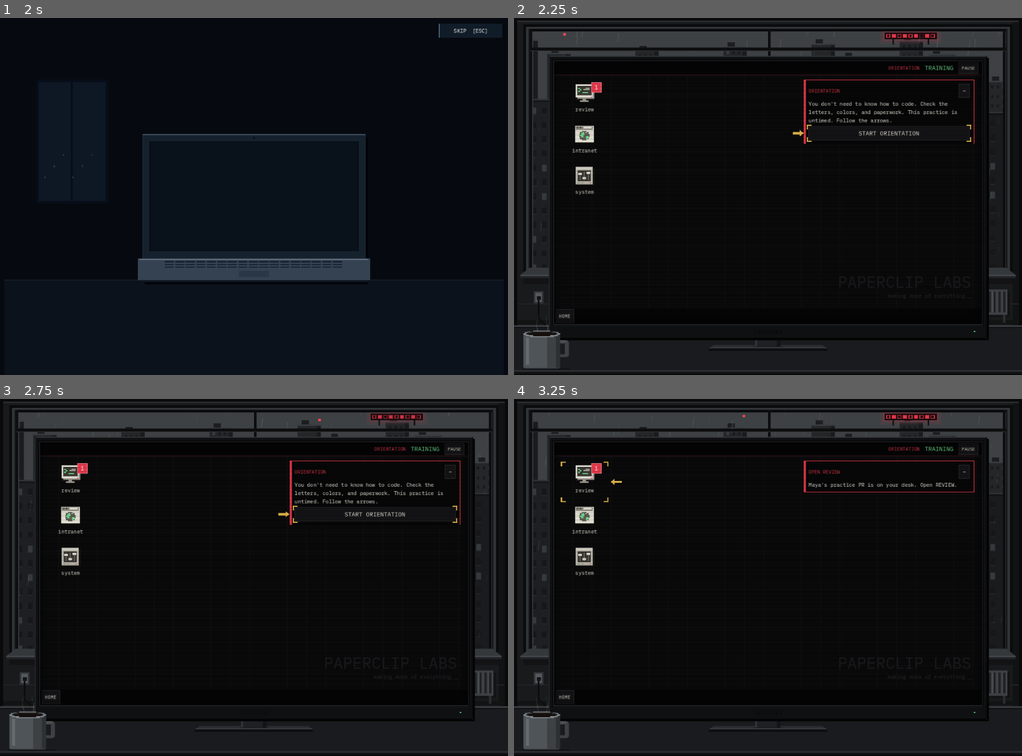
Above: before the commit, frames 1-4 (two rows, left to right).
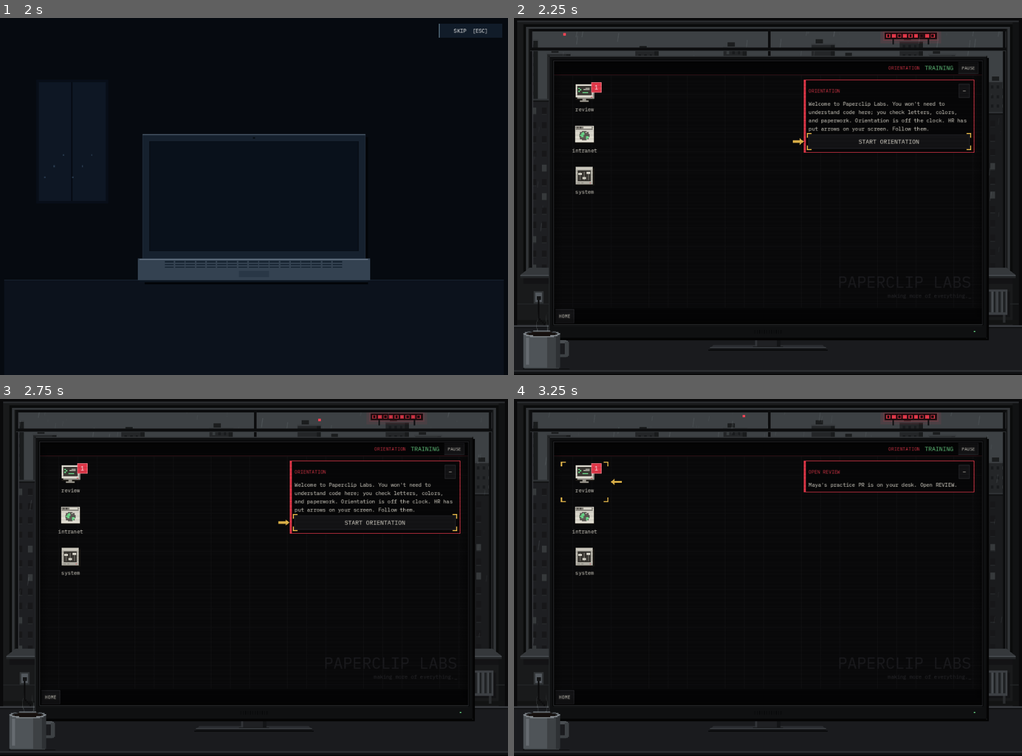
Above: after the commit, the same moments.

Repository: exponent-to/last-review
Game: Godot game, scene res://native/main.tscn
The game is run twice, just before and just after one commit, with the same random seed, the same clock (stepped at 60 frames per second) and the same inputs.
Inputs:
- Up to frame 1 (2 s): click "New Game" at 0.5 s; click "Slot 1 — Empty" at 1.25 s
- Up to frame 2 (2.25 s): click "SKIP [ESC]" at 2 s
- Up to frame 3 (2.75 s): no input
- Up to frame 4 (3.25 s): click "START ORIENTATION" at 2.75 s

Frame 1 is identical in both runs. In frame 2, 0.9% of the frame differs, in the area x 54-91%, y 23-38%; in frame 3, 0.9%; in frame 4, nothing differs.

Commit message:
Immersion pass: no fourth-wall breaks
Reword game vocabulary, designer-voice UI copy, and real brand names into
in-world Paperclip Labs language, and add tests/test_immersion.gd to guard
authored strings against meta vocabulary.

Co-Authored-By: Claude Opus 5.5 <noreply@anthropic.com>
Claude-Session: https://claude.ai/code/session_01L235pfsrUR4gSJ1kFVfkNA

Diff:
--- a/content/banter.gd
+++ b/content/banter.gd
@@ -72,7 +72,7 @@
 			"Thanks. I'll be in the incident channel, as always.",
 			"Merged. I'm going to go stare at a wall now.",
 			"Wow. Okay. I'll tell the release train.",
-			"Thanks. My actual job missed me. It said so in Jira.",
+			"Thanks. My actual job missed me. It said so in a ticket.",
 		],
 		"changes": [
 			"Cool. I'll add it to the pile with everything else.",
@@ -143,7 +143,7 @@
 			"Have you considered that it works on my machine?",
 			"Nah, that's intentional. Super intentional.",
 			"I'll fix it in a follow-up. Trust.",
-			"Bro, that's straight from Stack Overflow. It's vetted.",
+			"Bro, that's straight from a forum answer. It's vetted.",
 			"Okay, but have you seen how fast it runs?",
 			"That's not tech debt, that's a tech investment.",
 		],
--- a/content/daily_press.gd
+++ b/content/daily_press.gd
@@ -41,7 +41,7 @@
 		"Work lands on your desk one PR at a time, and REVIEW shows a badge when it does. You can't pick or skip; the next one arrives a moment after you stamp.",
 		"Every changed file is shown in full with its changes marked: + added, − removed. The file list marks each file A, M, or R, and the diffstat totals the whole PR. Read the keyword colors yourself. Nobody will read them for you.",
 		"If every standard is met, stamp APPROVED. If not, click the offending line in Review (or WHOLE FILE), pick the standard it breaks, then stamp CHANGES REQUESTED. An uncited objection is not an objection.",
-		"Your shift is three minutes from BEGIN SHIFT. You may pause; the line will not. Whatever remains at closing is reassigned to Helios.",
+		"Your shift starts at BEGIN SHIFT and ends at 18:00. You may pause; the line will not. Whatever remains at closing is reassigned to Helios.",
 	]
 	var policy = Catalog.policy()
 	if day >= int(policy.JIRO_DAY):
--- a/content/pr_bank.gd
+++ b/content/pr_bank.gd
@@ -1996,11 +1996,11 @@
 			"    newest = min(rotation, key=lambda e: e.tenure_days)",
 			"    return newest",
 		]},
-		{"path": "security/insider_threat.py", "title": "Flag LinkedIn profile updates as insider threat signals", "phrase": "the insider threat model",
-		"pitch": "Changing your LinkedIn headline is an insider threat now. Heads up.",
+		{"path": "security/insider_threat.py", "title": "Flag LinkedOut profile updates as insider threat signals", "phrase": "the insider threat model",
+		"pitch": "Changing your LinkedOut headline is an insider threat now. Heads up.",
 		"pushback": "Security picked the signals. 'Open to work' is a very clear signal.",
 		"relief": "Merged. Please don't update your headline. For your own sake.",
-		"grudge": "Fine. I'll update my LinkedIn about this. Let's see what happens.",
+		"grudge": "Fine. I'll update my LinkedOut about this. Let's see what happens.",
 		"lines": [
 			"\"\"\"Insider threat signals, per the security review.\"\"\"",
 			"SIGNALS = ['linkedin_updated', 'resume_downloaded',",
--- a/content/trees/days_07_08.gd
+++ b/content/trees/days_07_08.gd
@@ -740,23 +740,23 @@
 				"grudge": {"friendly": "Gwen's newer than me, but the pages still come to me. I asked.", "cold": "I've been paged nine times today. I answered all of them. Sorry."},
 			},
 		},
-		"Flag LinkedIn profile updates as insider threat signals": {
+		"Flag LinkedOut profile updates as insider threat signals": {
 			"author": "Gwen",
 			"lean": {"pushback": 12, "abandon": -6},
 			"desk": {
 				"pitch": {
 					"warm": "Insider threat signals. By this model, I'm one. It's accurate.",
-					"neutral": "LinkedIn updates are insider threat signals now. I scored myself.",
+					"neutral": "LinkedOut updates are insider threat signals now. I scored myself.",
 					"strained": "The insider threat model. Asking about severance counts. I asked.",
 					"hostile": "Approve it. Then update your headline and see what happens.",
 				},
 				"return": {"friendly": "Back. My risk score went up while I revised. Fair.", "cold": "It's back. I'm at three of four signals. Review faster."},
-				"revised": {"friendly": "Done. Didn't touch LinkedIn once. Personal best.", "cold": "Revised. Logged as suspicious activity. By me."},
+				"revised": {"friendly": "Done. Didn't touch LinkedOut once. Personal best.", "cold": "Revised. Logged as suspicious activity. By me."},
 				"flag": {"friendly": "{Topic}. Fine. Flagging is a signal too. Careful.", "cold": "{Topic}. Noted. Your profile was updated recently."},
-				"consult": {"friendly": "You asked it. It doesn't have a LinkedIn. It doesn't need one.", "cold": "You consulted the assistant. It wrote these signals."},
+				"consult": {"friendly": "You asked it. It doesn't have a LinkedOut. It doesn't need one.", "cold": "You consulted the assistant. It wrote these signals."},
 				"thanks": {"friendly": "Thanks. Don't update your headline. For your own sake.", "cold": "Approved. Everyone job hunting is a threat now. Most of us."},
 				"suspicious": {"friendly": "That fast? Read the signal list. You're on it. So am I.", "cold": "Approved quickly. Like someone with an open-to-work banner."},
-				"relief": {"friendly": "Finally. Merged. I've set my LinkedIn to private. Forever.", "cold": "Finally. I'm a confirmed threat now. Officially."},
+				"relief": {"friendly": "Finally. Merged. I've set my LinkedOut to private. Forever.", "cold": "Finally. I'm a confirmed threat now. Officially."},
 				"revise_now": {"friendly": "Give me a sec. Fixing it before my risk score climbs.", "cold": "Fixing it now. Don't look at my browser history."},
 				"revise_later": {"friendly": "{Topic}. Noted. Back soon. Not job hunting. Promise.", "cold": "Back in line. If I'm gone, check my headline."},
 				"pushback": {"friendly": "{Topic}? The model flags the people being laid off. Look there.", "cold": "{Topic}? The signals are severance questions. And that's your note?"},
@@ -769,7 +769,7 @@
 			"dm": {
 				"thanks": {"friendly": "Insider threat model merged. I scored three of four signals. Honest.", "cold": "It merged. Half the floor is flagged. The other half was consolidated."},
 				"suspicious": {"friendly": "You approved the threat model fast. Your headline changed Monday.", "cold": "Fast approval on the threat model. Noted. As a signal."},
-				"revise_later": {"friendly": "Revising {topics} on the insider threat model. Not updating LinkedIn.", "cold": "Threat model back in line for {topics}. My risk score is climbing."},
+				"revise_later": {"friendly": "Revising {topics} on the insider threat model. Not updating LinkedOut.", "cold": "Threat model back in line for {topics}. My risk score is climbing."},
 				"abandon": {"friendly": "Helios merged the threat model. It flagged everyone but itself.", "cold": "Helios took the threat model. It ranked me first. Fair."},
 				"escalate": {"friendly": "Morgan has the insider threat model. I asked Morgan to score Morgan.", "cold": "Morgan has it. I attached my own score. I'm a threat. Officially."},
 				"grudge": {"friendly": "Someone updated their headline today. Flagged in a minute. It was me.", "cold": "Helios flagged three people today. All three asked about severance."},
--- a/content/trees/days_09_10.gd
+++ b/content/trees/days_09_10.gd
@@ -258,7 +258,7 @@
 			},
 			"dm": {
 				"thanks": {"friendly": "Rehire funnel merged. I saved you a guest badge. Just in case.", "cold": "It merged. Procurement sent thanks, at sixty percent warmth."},
-				"suspicious": {"friendly": "Fast approval on the rehire rate. Updating your LinkedIn, perhaps?", "cold": "You approved point six quickly. Logging your price sensitivity."},
+				"suspicious": {"friendly": "Fast approval on the rehire rate. Updating your LinkedOut, perhaps?", "cold": "You approved point six quickly. Logging your price sensitivity."},
 				"revise_later": {"friendly": "Circling back on {topics} for the rehire rate. Alumni can wait.", "cold": "Rehire rate's back for {topics}. Procurement wants a quick sync."},
 				"abandon": {"friendly": "Helios merged the rehire program. Then offered me a contract.", "cold": "Helios shipped it. It proposed point five for repeat alumni."},
 				"escalate": {"friendly": "Morgan has the rehire rate. Morgan calls it 'boomerang talent'.", "cold": "Morgan owns it now. Morgan asked if you'd consider point six."},
@@ -292,7 +292,7 @@
 				"escalate": {"friendly": "Third round. Morgan gets the CEO letter. Morgan loves the CEO.", "cold": "That's three. Morgan can take full responsibility for this one."},
 			},
 			"dm": {
-				"thanks": {"friendly": "CEO letter shipped. Responsibility taken. Bonus untouched. Thanks.", "cold": "It merged. The CEO posted it on LinkedIn. Six thousand likes."},
+				"thanks": {"friendly": "CEO letter shipped. Responsibility taken. Bonus untouched. Thanks.", "cold": "It merged. The CEO posted it on LinkedOut. Six thousand likes."},
 				"suspicious": {"friendly": "You approved the bonus line fast. You're not on the board, right?", "cold": "Quick approval on the CEO letter. Got options I don't know about?"},
 				"revise_later": {"friendly": "Revising {topics} on the CEO letter. The bonus waits for no one.", "cold": "CEO letter's back for {topics}. The comp committee is asking."},
 				"abandon": {"friendly": "Helios merged the letter. It added 'I hear you' twice.", "cold": "Helios shipped it. The CEO thanked Helios for its sacrifice."},
--- a/native/interface.gd
+++ b/native/interface.gd
@@ -276,9 +276,9 @@
 	_build_pause_overlay()
 	_build_crt_overlay()
 	_confirmation = ConfirmationDialog.new()
-	_confirmation.title = "Start a new run"
-	_confirmation.dialog_text = "Save this run and choose a slot for a new game?"
-	_confirmation.ok_button_text = "Start new run"
+	_confirmation.title = "Start over as a new hire"
+	_confirmation.dialog_text = "Save this shift, then choose a records slot for the new hire?"
+	_confirmation.ok_button_text = "Start over"
 	_confirmation.cancel_button_text = "Keep reviewing"
 	_confirmation.min_size = Vector2i(460, 160)
 	_confirmation.confirmed.connect(func() -> void: reset_requested.emit())
@@ -314,7 +314,7 @@
 	_hud["day"] = _label(row, day_label(1), 12, RED)
 	_clock_label = _label(row, "09:00", 15, GREEN)
 	_clock_label.custom_minimum_size.x = 50
-	_clock_label.tooltip_text = "Shift: 09:00–18:00. %d real minutes. Pause stops the clock." % (Catalog.shift_seconds() / 60)
+	_clock_label.tooltip_text = "Shift: 09:00–18:00, about %d minutes on the wall clock. PAUSE stops the clock." % (Catalog.shift_seconds() / 60)
 	_pause_button = _button(row, "PAUSE", func() -> void: pause_requested.emit())
 	_pause_button.add_theme_font_size_override("font_size", 11)
 	_pause_button.custom_minimum_size.y = 28
@@ -346,7 +346,7 @@
 	_label(box, "// SESSION SUSPENDED", 24, RED)
 	_paragraph(box, "The clock is stopped. Nobody is watching.\nFor now.", 15, DIM)
 	_resume_button = _button(box, "RESUME SHIFT", func() -> void: pause_requested.emit())
-	_button(box, "SAVE AND MAIN MENU", func() -> void: menu_requested.emit())
+	_button(box, "SAVE AND SIGN OUT", func() -> void: menu_requested.emit())
 
 
 func _build_crt_overlay() -> void:
@@ -1403,7 +1403,7 @@
 	# Tonight's context, so the choice below has something to weigh.
 	var status := _row(_evening_buttons, 10)
 	_label(status, "TONIGHT", 11, DIM).size_flags_horizontal = Control.SIZE_EXPAND_FILL
-	_label(status, "STRESS", 11, DIM)
+	_label(status, "HR WELLNESS · STRESS", 11, DIM)
 	_evening_stress = _row(status, 2)
 	_evening_stress.size_flags_horizontal = Control.SIZE_SHRINK_CENTER
 	_evening_stress.alignment = BoxContainer.ALIGNMENT_CENTER
@@ -1442,15 +1442,15 @@
 	_watch_ending.add_theme_stylebox_override("hover", _style(Color(AMBER, 0.2), Color("ffd27a"), 1, 14, 6))
 	_watch_ending.add_theme_color_override("font_color", AMBER)
 	_watch_ending.add_theme_color_override("font_hover_color", Color.WHITE)
-	_watch_ending.tooltip_text = "Play the ending cinematic."
-	_complete_button = _button(page, "RETURN TO MAIN MENU", func() -> void: menu_requested.emit())
+	_watch_ending.tooltip_text = "See what leadership decided after the bell."
+	_complete_button = _button(page, "SIGN OUT", func() -> void: menu_requested.emit())
 	_complete_button.custom_minimum_size.y = 40
 	_complete_button.add_theme_font_size_override("font_size", 13)
 	_complete_button.add_theme_stylebox_override("normal", _style(Color(RED, 0.08), RED, 1, 14, 6))
 	_complete_button.add_theme_stylebox_override("hover", _style(Color(RED, 0.2), Color("ff6b78"), 1, 14, 6))
 	_complete_button.add_theme_color_override("font_color", RED)
 	_complete_button.add_theme_color_override("font_hover_color", Color.WHITE)
-	_complete_button.tooltip_text = "Save and return to the main menu."
+	_complete_button.tooltip_text = "Save your records and sign out of the workstation."
 	_evening_buttons.hide()
 	_complete_button.hide()
 	_watch_ending.hide()
@@ -1930,17 +1930,17 @@
 func _build_system(page: VBoxContainer) -> void:
 	var content: VBoxContainer = _scroll_column(page)
 	_label(content, "LOCAL RECORD", 16, CYAN)
-	_save_slot_label = _label(content, "Current save: Slot 1", 14, CYAN)
+	_save_slot_label = _label(content, "Shift records: Slot 1", 14, CYAN)
 	_system_status = _paragraph(content, "Local storage is ready.", 14, CYAN)
-	_paragraph(content, "Three local save slots. New Game and Load Game on the main menu let you choose a slot. Each shift lasts %d real minutes, from 09:00 to 18:00. Time runs while you read code and intranet pages. Pause with Esc or the desktop clock control. Switching away pauses automatically." % (Catalog.shift_seconds() / 60), 14, DIM)
+	_paragraph(content, "This workstation keeps shift records in three slots; you pick one when you sign in. A shift runs 09:00 to 18:00, about %d minutes on the wall clock. The clock runs while you read code and intranet pages. Esc or the desktop clock control stops it, and it stops on its own when you step away from the workstation." % (Catalog.shift_seconds() / 60), 14, DIM)
 	var saves: HBoxContainer = _row(content)
-	_button(saves, "SAVE RUN", func() -> void: save_requested.emit())
-	_button(saves, "LOAD RUN", func() -> void: load_requested.emit())
-	_button(saves, "NEW RUN", func() -> void: _confirmation.popup_centered())
-	_button(content, "SAVE AND MAIN MENU", func() -> void: menu_requested.emit())
+	_button(saves, "SAVE SHIFT", func() -> void: save_requested.emit())
+	_button(saves, "LOAD SHIFT", func() -> void: load_requested.emit())
+	_button(saves, "NEW HIRE", func() -> void: _confirmation.popup_centered())
+	_button(content, "SAVE AND SIGN OUT", func() -> void: menu_requested.emit())
 	_build_sound_settings(content)
 	_label(content, "REVIEW PROCEDURE", 16, CYAN)
-	_paragraph(content, "1. Read the author's note and the code …(678 unchanged characters)… as a revision after a couple of others. AI advice is optional and fallible. At 18: …(125 unchanged characters)…
+	_paragraph(content, "1. Read the author's note and the code …(678 unchanged characters)… as a revision after a couple of others. Helios's advice is optional and fallible. At 18: …(125 unchanged characters)…
 
 
 ## SOUND: the soundtrack's on/off toggle and volume, kept on this computer.
@@ -1985,7 +1985,7 @@
 
 
 func set_save_slot(slot: int) -> void:
-	_save_slot_label.text = "Current save: Slot %d · stored on this computer" % slot
+	_save_slot_label.text = "Shift records: Slot %d · stored on this workstation" % slot
 
 
 func _emit_command(command: Dictionary) -> void:
--- a/native/main.gd
+++ b/native/main.gd
@@ -221,7 +221,7 @@
 
 func _on_save() -> void:
 	var result: Dictionary = SaveStore.save_game(state, tutorial, active_slot)
-	interface.notify("Saved to Slot %d on this computer." % active_slot if result.ok else str(result.error), not result.ok)
+	interface.notify("Shift records saved to Slot %d on this workstation." % active_slot if result.ok else str(result.error), not result.ok)
 
 func _on_load(slot: int = 0) -> void:
 	var target_slot := active_slot if slot == 0 else slot
@@ -241,7 +241,7 @@
 	_set_paused(state.phase == "review")
 	if tutorial.is_empty() and state.phase == "review" and int(state.shift_seconds) == 0:
 		interface.begin_morning()
-	interface.notify(str(result.error) if not str(result.get("error", "")).is_empty() else "Saved game loaded.")
+	interface.notify(str(result.error) if not str(result.get("error", "")).is_empty() else "Shift records restored.")
 
 func _on_reset() -> void:
 	# Preserve the current run before choosing a separate or replacement slot.
--- a/native/main_menu.gd
+++ b/native/main_menu.gd
@@ -71,10 +71,10 @@
 	var gap := Control.new()
 	gap.custom_minimum_size.y = 10
 	_content.add_child(gap)
-	_new_game = _button("New Game", "Begin a new run.")
+	_new_game = _button("New Game", "Start your first week at Paperclip Labs.")
 	set_process(true)
 	_new_game.pressed.connect(_show_slots.bind("new"))
-	_load_game = _button("Load Game", "Continue your saved run.")
+	_load_game = _button("Load Game", "Pick up your last saved shift.")
 	_load_game.pressed.connect(_show_slots.bind("load"))
 	_quit = _button("Quit", "Close PRs please.")
 	_quit.visible = not OS.has_feature("web")
@@ -90,8 +90,8 @@
 	_back.pressed.connect(show_home)
 	_back.hide()
 	_replace = ConfirmationDialog.new()
-	_replace.title = "Replace saved game?"
-	_replace.ok_button_text = "Start new game"
+	_replace.title = "Replace this saved shift?"
+	_replace.ok_button_text = "Start over"
 	_replace.confirmed.connect(func() -> void: new_game_requested.emit(_pending_slot))
 	add_child(_replace)
 	_error = _label(_error_text, 14, RED)
@@ -190,7 +190,7 @@
 	_load_available = available
 	if is_instance_valid(_load_game):
 		_load_game.disabled = not available
-		_load_game.tooltip_text = "Continue your saved run." if available else "No saved run is available."
+		_load_game.tooltip_text = "Pick up your last saved shift." if available else "No saved shift yet."
 		if not available and _load_game.has_focus():
 			focus_default()
 
--- a/native/tutorial.gd
+++ b/native/tutorial.gd
@@ -52,12 +52,12 @@
 
 static func prompt(progress: Dictionary) -> Dictionary:
 	var steps := [
-		["ORIENTATION", "You don't need to know how to code. Check the letters, colors, and paperwork. This practice is untimed. Follow the arrows."],
+		["ORIENTATION", "Welcome to Paperclip Labs. You won't need to understand code here; you check letters, colors, and paperwork. Orientation is off the clock. HR has put arrows on your screen. Follow them."],
 		["OPEN REVIEW", "Maya's practice PR is on your desk. Open REVIEW."],
 		["LOOK AT BOTH FILES", "Use the file dropdown. Read the comments in each file. A comment is any text after #. You are checking appearances, not what the program does."],
 		["READ THE STANDARDS", "Three policies apply today. They change every second morning. Open INTRANET and choose STANDARDS to read them."],
 		["CITE THE PHRASE", "Policy P01 bans load-bearing in comments. In Review, open the file with that comment and click its line. Tick P01 on the citation slip at the right, then stamp CHANGES REQUESTED. The other policies pass."],
-		["READY", "That's the job. Your desk holds one PR at a tim …(108 unchanged characters)… und again behind a couple of other PRs. You aren't expected to clear the line. Pause whenever you need. Start Monday when ready."]
+		["READY", "That's the job. Your desk holds one PR at a tim …(108 unchanged characters)… und again behind a couple of other PRs. Nobody expects you to clear the line. PAUSE stops the clock whenever you need it. Start Monday when ready."]
 	]
 	var entry: Array = steps[int(progress.stage)]
 	return {"title": entry[0], "body": entry[1]}
--- /dev/null
+++ b/tests/test_immersion.gd
@@ -0,0 +1,143 @@
+extends SceneTree
+## Immersion guard: every authored, player-visible string reads as something
+## that exists inside Paperclip Labs. Scans the string literals of the content
+## and interface scripts (and the Hackerish News feed) for game vocabulary,
+## designer voice, and real brands. The main menu and save/settings errors may
+## stay game UI; they are skipped or allowlisted below.
+##
+## content/policy_campaign.gd and content/records.gd are not scanned yet: rule
+## text and ticket templates are owned elsewhere.
+
+const SCANNED: Array[String] = [
+	"res://content/banter.gd",
+	"res://content/chat.gd",
+	"res://content/policy_chat.gd",
+	"res://content/payloads.gd",
+	"res://content/staff.gd",
+	"res://content/endings.gd",
+	"res://content/daily_press.gd",
+	"res://content/payroll.gd",
+	"res://content/encounters.gd",
+	"res://content/encounter_lines.gd",
+	"res://content/pr_bank.gd",
+	"res://content/trees/days_01_02.gd",
+	"res://content/trees/days_03_04.gd",
+	"res://content/trees/days_05_06.gd",
+	"res://content/trees/days_07_08.gd",
+	"res://content/trees/days_09_10.gd",
+	"res://native/interface.gd",
+	"res://native/tutorial.gd",
+	"res://native/main.gd",
+	"res://native/cold_open.gd",
+	"res://native/ending_cinematic.gd",
+	"res://native/desktop_notifications.gd",
+	"res://native/daily_reader.gd",
+	"res://native/review_banter.gd",
+]
+const PRESS_FEED := "res://content/daily_press.json"
+
+## Talking to the player as a player, characters who know the rules are graded,
+## designer and debug voice, and the real tools the game parodies.
+const BANNED: Array[String] = [
+	"\\bplayers?\\b", "\\btutorials?\\b", "\\bgames?\\b", "\\bgameplay\\b", "\\bplaythrough\\b",
+	"\\blevel(?:ed)? up\\b", "\\bhigh score\\b", "\\bxp\\b", "\\bhp\\b", "\\bachievements?\\b",
+	"\\bnew run\\b", "\\bthis run\\b", "\\bsave(?:d)? run\\b", "\\bmain menu\\b", "\\bcinematic\\b", "\\bcutscene\\b",
+	"(?:\\d+|%d) real (?:minutes|seconds)\\b", "\\bgraded\\b", "\\b(?:in)?correct answer\\b", "\\bwrong answer\\b",
+	"\\bcounts? against you\\b", "\\bmistake counted\\b", "\\baudit will mark\\b",
+	"\\b(?:trust|stress|relationship|morale) [+\\-−]\\s*\\d", "\\b(?:trust|stress|relationship) [+\\-−]{2}",
+	"\\btodo\\b", "\\bfixme\\b", "\\bplaceholder\\b", "\\blorem\\b", "\\bphase:", "\\bstate:",
+	"\\bjira\\b", "\\bslack\\b", "\\bgithub\\b", "\\bgitlab\\b", "\\blinkedin\\b", "\\bstack overflow\\b",
+	"\\bhacker news\\b", "\\bgoogle\\b", "\\btwitter\\b", "\\bchatgpt\\b", "\\bopenai\\b", "\\bcopilot\\b",
+	"\\bclaude\\b", "\\banthropic\\b", "\\bgodot\\b",
+]
+
+## Exact strings allowed to stay game UI: ending cards and in-world uses of a
+## banned word. Keep this list short.
+const ALLOWED: Array[String] = [
+	"RETURN TO MAIN MENU",
+	"Collapse or expand orientation instructions",
+]
+
+## Lines that are data for developer tools, never shown to the player: the
+## encounter flow chart's node notes.
+const SKIPPED_LINE_MARKERS: Array[String] = ["\"about\": \"", "push_error("]
+
+var checks := 0
+var failures := 0
+var _banned: Array[RegEx] = []
+var _literal := RegEx.create_from_string("\"((?:[^\"\\\\]|\\\\.)*)\"")
+
+
+func _initialize() -> void:
+	_run.call_deferred()
+
+
+func _check(ok: bool, message: String) -> void:
+	checks += 1
+	if not ok:
+		failures += 1
+		push_error(message)
+
+
+func _run() -> void:
+	for pattern: String in BANNED:
+		var regex := RegEx.create_from_string("(?i)" + pattern)
+		_check(regex.is_valid(), "Banned pattern compiles: " + pattern)
+		_banned.append(regex)
+	for path: String in SCANNED: _scan_script(path)
+	_scan_feed()
+	_test_guard_catches_meta()
+	print("Immersion: %d checks, %d failures" % [checks, failures])
+	quit(1 if failures else 0)
+
+
+## Only prose is checked: a literal with a space in it, outside comments.
+func _scan_script(path: String) -> void:
+	var text := FileAccess.get_file_as_string(path)
+	_check(not text.is_empty(), "Scanned script exists: " + path)
+	var number := 0
+	for line: String in text.split("\n"):
+		number += 1
+		if line.strip_edges().begins_with("#"): continue
+		if SKIPPED_LINE_MARKERS.any(func(marker: String) -> bool: return line.contains(marker)): continue
+		for found: RegExMatch in _literal.search_all(line):
+			var value := found.get_string(1)
+			if not value.contains(" "): continue
+			_check_text(value, "%s:%d" % [path.get_file(), number])
+
+
+func _scan_feed() -> void:
+	var feed: Variant = JSON.parse_string(FileAccess.get_file_as_string(PRESS_FEED))
+	_check(feed != null, "The Hackerish News feed parses.")
+	_walk(feed)
+
+
+func _walk(value: Variant) -> void:
+	if value is String: _check_text(value, "daily_press.json")
+	elif value is Array:
+		for item: Variant in value: _walk(item)
+	elif value is Dictionary:
+		for item: Variant in value.values(): _walk(item)
+
+
+func _offence(text: String) -> String:
+	if text in ALLOWED: return ""
+	for regex: RegEx in _banned:
+		var found := regex.search(text)
+		if found != null: return found.get_string()
+	return ""
+
+
+func _check_text(text: String, where: String) -> void:
+	var offence := _offence(text)
+	_check(offence.is_empty(), "%s breaks immersion (\"%s\"): %s" % [where, offence, text.left(120)])
+
+
+## The guard itself must catch the kinds of line this pass removed.
+func _test_guard_catches_meta() -> void:
+	for line: String in ["This practice is untimed. Follow the tutorial.", "Save this run and choose a slot for a new game?",
+			"Each shift lasts 3 real minutes.", "It said so in Jira.", "You go home and rest. Stress -24.",
+			"That'll count against you, player.", "Play the ending cinematic."]:
+		_check(not _offence(line).is_empty(), "The guard flags: " + line)
+	for line: String in ["Quick win. I've added it to the wins channel.", "Above my pay grade.", "MORGAN'S TRUST: steady"]:
+		_check(_offence(line).is_empty(), "The guard allows in-world lines: " + line)
